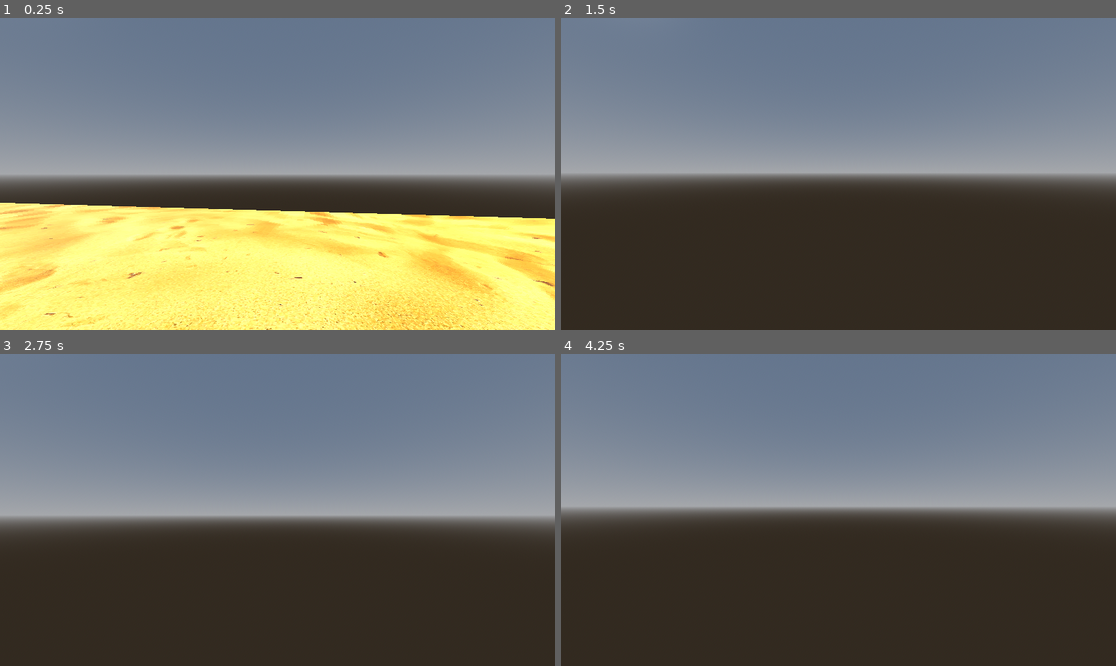
Above: before the commit, frames 1-4 (two rows, left to right).
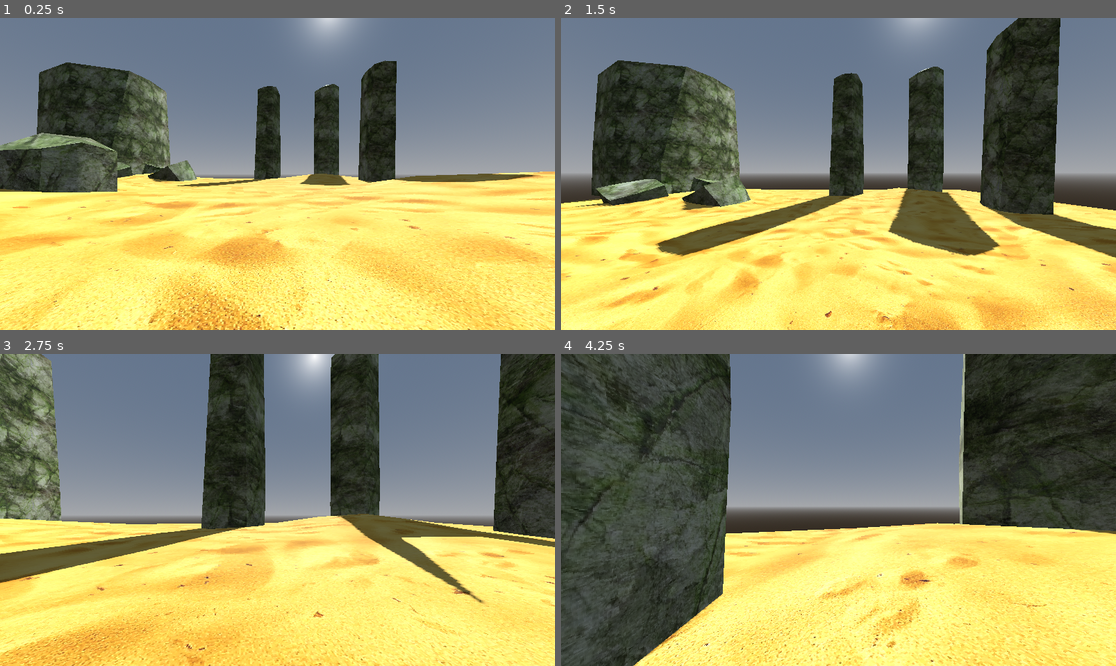
Above: after the commit, the same moments.

Repository: DavidWalshCode/Eldritch-Echoes
Game: Godot game, scene res://levels/level1.tscn
The game is run twice, just before and just after one commit, with the same random seed, the same clock (stepped at 60 frames per second) and the same inputs.
Inputs (mouse positions are in pixels of both pictures, inside the frame that each line leads up to):
- Up to frame 1 (0.25 s): no input
- Up to frame 2 (1.5 s): tap Enter at 0.5 s; move the mouse to (866, 174) at 0.52 s; hold W (move_forwards) from 0.53 s (still down); tap Space (jump) at 0.77 s; move the mouse to (810, 174) at 1.27 s
- Up to frame 3 (2.75 s): keep holding W (move_forwards); tap Space (jump) at 1.52 s; move the mouse to (288, 503) at 2.02 s
- Up to frame 4 (4.25 s): keep holding W (move_forwards); move the mouse to (832, 516) at 2.77 s; tap Space (jump) at 3.02, 3.77 s; move the mouse to (877, 513) at 3.52 s

The runs differ from the first frame. In frame 1, 44% of the frame differs, in the area x 0-100%, y 0-100%; in frame 2, 64%; in frame 3, 68%; in frame 4, 70%.

Commit message:
updating level

Diff:
--- a/levels/level1.tscn
+++ b/levels/level1.tscn
@@ -20,13 +20,46 @@
 [node name="Environment" type="Node3D" parent="."]
 
 [node name="RockBoulder" parent="Environment" instance=ExtResource("1_ckw1s")]
-transform = Transform3D(1, 0, 0, 0, 1, 0, 0, 0, 1, 34.6327, 0, 0)
+transform = Transform3D(0.856195, 0, -0.516653, 0.221806, 0.903156, 0.367576, 0.466618, -0.429313, 0.773277, 46.1074, 0, 34.9185)
+
+[node name="RockBoulder2" parent="Environment" instance=ExtResource("1_ckw1s")]
+transform = Transform3D(0.980986, -0.19408, 0, 0.19408, 0.980986, 0, 0, 0, 1, 40.9519, 0, 45.0157)
+
+[node name="RockBoulder3" parent="Environment" instance=ExtResource("1_ckw1s")]
+transform = Transform3D(0.819804, 0.505666, -0.268744, -0.441273, 0.856945, 0.266315, 0.364965, -0.0997366, 0.925664, 33.7052, 0, 34.9185)
 
 [node name="RockCliff" parent="Environment" instance=ExtResource("2_v7vk8")]
-transform = Transform3D(1, 0, 0, 0, 1, 0, 0, 0, 1, 0, 0, -46.9756)
+transform = Transform3D(0.981827, 0, -0.189781, 0, 1, 0, 0.189781, 0, 0.981827, -17.175, 0, -24.5399)
+
+[node name="RockCliff3" parent="Environment" instance=ExtResource("2_v7vk8")]
+transform = Transform3D(0.932198, 0, -0.36195, 0, 1, 0, 0.36195, 0, 0.932198, 24.069, -3.77635, -34.474)
+
+[node name="RockCliff4" parent="Environment" instance=ExtResource("2_v7vk8")]
+transform = Transform3D(0.312434, 0, 0.949939, 0, 1, 0, -0.949939, 0, 0.312434, 60.67, 2.4043, 62.2469)
+
+[node name="RockCliff5" parent="Environment" instance=ExtResource("2_v7vk8")]
+transform = Transform3D(0.767512, 0, 0.641034, 0, 1, 0, -0.641034, 0, 0.767512, 68.9824, -3.718, 20.6454)
+
+[node name="RockCliff2" parent="Environment" instance=ExtResource("2_v7vk8")]
+transform = Transform3D(0.9019, 0, 0.431944, -0.00498307, 0.999933, 0.0104047, -0.431915, -0.0115364, 0.90184, 59.8016, -7.30421, -18.0679)
 
 [node name="RockPillar" parent="Environment" instance=ExtResource("3_1ra72")]
-transform = Transform3D(1, 0, 0, 0, 1, 0, 0, 0, 1, 0, 0, 29.1479)
+transform = Transform3D(0.883537, 0, 0.468362, 0, 1, 0, -0.468362, 0, 0.883537, -5.72957, 0, 49.6317)
+
+[node name="RockPillar4" parent="Environment" instance=ExtResource("3_1ra72")]
+transform = Transform3D(0.410362, -0.00132275, 0.911922, -0.000489988, 0.999999, 0.00167102, -0.911923, -0.00113257, 0.410361, 32.824, -25.2155, 4.96953)
+
+[node name="RockPillar5" parent="Environment" instance=ExtResource("3_1ra72")]
+transform = Transform3D(0.883537, 0, 0.468362, 0, 1, 0, -0.468362, 0, 0.883537, 37.5617, -20.5298, -4.38976)
+
+[node name="RockPillar6" parent="Environment" instance=ExtResource("3_1ra72")]
+transform = Transform3D(0.641985, 0, 0.766717, 0, 1, 0, -0.766717, 0, 0.641985, 43.5689, -23.0007, 5.5756)
+
+[node name="RockPillar2" parent="Environment" instance=ExtResource("3_1ra72")]
+transform = Transform3D(0.872939, 0, -0.487829, -0.0132976, 0.999628, -0.0237952, 0.487648, 0.0272587, 0.872615, 13.1267, -3.58215, 46.2294)
+
+[node name="RockPillar3" parent="Environment" instance=ExtResource("3_1ra72")]
+transform = Transform3D(0.953528, 0.0151809, -0.300922, 0, 0.99873, 0.0503838, 0.301305, -0.0480423, 0.952317, -8.07355, -4.99699, 29.1479)
 
 [node name="Sand" parent="Environment" instance=ExtResource("4_ludcq")]
 transform = Transform3D(2, 0, 0, 0, 2, 0, 0, 0, 2, 0, 0, 0)
@@ -48,4 +81,4 @@
 shadow_enabled = true
 
 [node name="Player" parent="." instance=ExtResource("5_y2rsx")]
-transform = Transform3D(-0.157331, 0, 0.987546, 0, 1, 0, -0.987546, 0, -0.157331, -6.426, 0.98155, 0)
+transform = Transform3D(-0.9855, 0, 0.169676, 0, 1, 0, -0.169676, 0, -0.9855, 20.0873, 0.98155, -10.4791)
